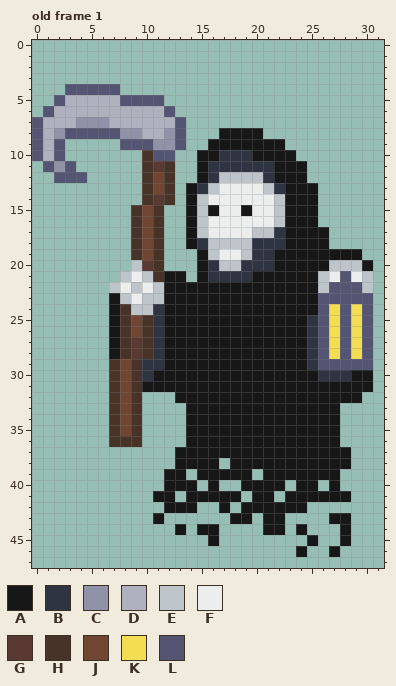
Pixel-art file -- Assets/Sprites/AsepriteSaves/Death.aseprite. That is the earlier state.
32x48 pixels, 1 frame. Shown: old frame 1. The commit also changed other frames, which this record leaves out.
Visible layers, top first: "Syth", "Bod", "hed".
Palette (. is transparent): A #171717  B #2e3442  C #9092a7  D #b0b1bf  E #bdc5cb  F #eceeee  G #5b3933  H #483328  J #704633  K #f3de53  L #545573
Pixels before, old frame 1, first column x 0:
 4 ...LLLLL.......................
 5 ..LDDDDDLLLL...................
 6 .LDDDDDDDDDDL..................
 7 LDDDCCCDDDDDDL.................
 8 LDCLLLLLCCDDCL...AAAA..........
 9 LDL.....LLLCCL..AAAAAAA........
10 LDL.......HLL..AABBBAAAA.......
11 .LCL......HGH..ABBBBBBAAA......
12 ..LLL.....HJH..ABEEEEBAAA......
13 ..........HJH.ABEFFFFEBAAA.....
14 ..........HGH.AEFFFFFFEAAA.....
15 .........HJH..AEAFFAFFEAAA.....
16 .........HJH..AEFFFFFFEAAA.....
17 .........HJH..AEFFFFEEBAAAA....
18 .........HJH..ABEEEEBBBAAAA....
19 .........HJH...AEFFEBBAAAAAAAA.
20 .........EGH...ABEEBBBAAAAAEEEA
21 ........EFEHAA.ABBBBAAAAAAEFLFE
22 .......EFEFEAAAAAAAAAAAAAAELLLE
23 .......AEFEEAAAAAAAAAAAAAALLLLL
24 .......AHEEBAAAAAAAAAAAAAALKLKL
25 .......AHJHBAAAAAAAAAAAAABLKLKL
26 .......AHJHBAAAAAAAAAAAAABLKLKL
27 .......AHGHBAAAAAAAAAAAAABLKLKL
28 .......AHGHBAAAAAAAAAAAAABLKLKL
29 .......HJHBBAAAAAAAAAAAAABLLLLL
30 .......HJHBAAAAAAAAAAAAAAABBBAA
31 .......HJHAAAAAAAAAAAAAAAAAAAAA
32 .......HJH...AAAAAAAAAAAAAAAAA.
33 .......HJH....AAAAAAAAAAAAAA...
34 .......HJH....AAAAAAAAAAAAAA...
35 .......HJH....AAAAAAAAAAAAAA...
36 .......HHH....AAAAAAAAAAAAAA...
37 .............AAAAAAAAAAAAAAAA..
38 .............AAAA.AAAAAAAAAAA..
39 ............AA.AAAAA.AAAAAAA...
40 ............AAA.A..AAAA.AA.A...
41 ...........AA.AAAAA.AA.AAAAAA..
42 ............AAA..A.AAAAAA......
43 ...........A......AA.AA....AA..
44 .............A.AA....AA.A...A..
45 ................A........A..A..
46 ........................A..A...
After the commit:
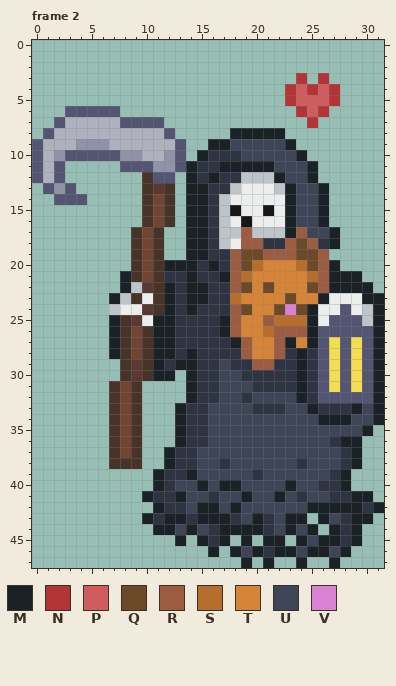
Colours new in this view: M #1a2228  N #b23434  P #d05d5d  Q #6c4928  R #9b5c41  S #b56e2c  T #d68538  U #3d4557  V #da81d3
A new or re-ordered frame is compared with the old frame closest to it.
Changes in this commit:
frames 1 -> 3
layer "Layer 2" added
Changed rows in their new state; - is an unchanged pixel.
Frame 2 is new; against old frame 1:
first column x 0:
 3 ------------------------N-N-----
 4 ---.....---------------NPNPN----
 5 --..........-----------NPPPN----
 6 -..LLLLL.....-----------NPN-----
 7 ..L-DDD-LLLL..-----------N------
 8 .LDDDDDDDD--L.---.MMMMM---------
 9 --DDCCCDDDDDD---MMUUUUUM--------
10 --CLLLLLCCDDCL-MB--UUUUUM-------
11 LDL.----LLLCCLMB-MMMMMUUUM------
12 LD-..------LL-MBMBB--EMUUM------
13 -LCL-------G--MMBBE--FEMUUM-----
14 --LLL------J--MMBE----FMUUM-----
15 ---------.HJH-MMBEAF-AFMUUM-----
16 ---------.HJH-MMBE-A--FMUUM-----
17 --------------MMBEER--EMRUUM----
18 --------------MMB-FRR--RQRBM----
19 --------------MMBBRQQRRRQQR...--
20 ---------HJ-MMMBMBRQSTTTSQRM...-
21 --------MHJ-BBMB-MRSTTTTTSRMMM.-
22 -------.M-GHMBMMBBRQTQTTTQRMMMM-
23 -------M-HFHMBMMBBSTTTTQTTMFFFMM
24 -------EFFGHMBMBBBRQTTQVQMFF-FEM
25 -------M-GFMMBBBBMRTTRSSSMFL-LEM
26 -------M---MMBBBBMRTTSRRRM-L-L-M
27 -------M-J-MMBBBBBMRTTRMTM-----M
28 -------M-J-MMBMBBBBRTTRBM------M
29 -------.HGHMBMMBBUBBRRBBM--K-K-M
30 -------.HGHMM.MBBUUBBBBBMBLKLKLM
31 ----------....MBBUUUBBBBMBLKLKLM
32 -------------.MBBUUBUUUUMBLLLLLM
33 -------------MBBUUUUBBBUUMBBBMUM
34 -------------MBBUUUUUUUUUUMMMUUM
35 -------------MBBUUUUUUUUUUUUUUM-
36 --------J----MBBUUUUUUUUUUUBMM--
37 -------HJH--MBBUUUUUUUUUUUUUBM--
38 -------HHH--MBBUUBUUUUUUBUUUBM--
39 -----------MBBMUUUUUBUUUUUUBM---
40 -----------MBUUMUMMUUUUMUUBBM---
41 ----------MBBMUUBUUMUUMUBUUBBMM-
42 -----------MBBUMMUMUUUUUUMMMMMBM
43 ----------MBMMBMMMBUMBUMM-MUBMM-
44 -----------MMUMUBMMMMBUMUM-MBM--
45 -------------M-MBM-M-MM-MUMMBM--
46 ----------------M-MUMBMMUMMUM---
47 -------------------M-M--M--M----
Pixel boxes of the changes (left, top, right, bottom) in both pictures:
changed: (32, 73, 384, 568)
